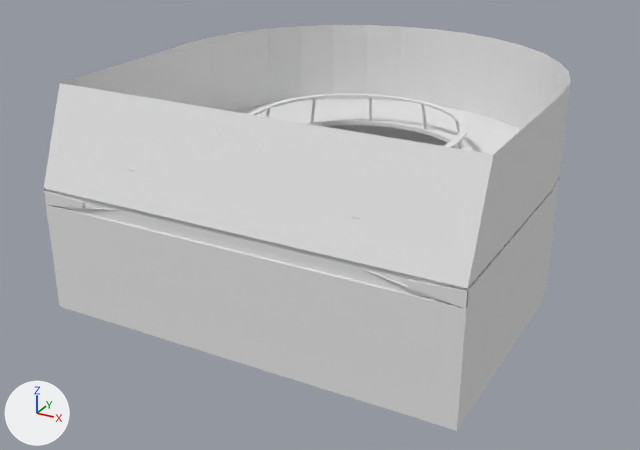
The Blender file BlenderSource/MonitorShuttlebay.blend: old version first, new version second.
Camera for both pictures: a 50 mm camera at (6.58, -12.43, 6.91) aimed at (-0.22, -0.06, 0.72). The lights are fixed; the arrows at lower left show +X, +Y and +Z.
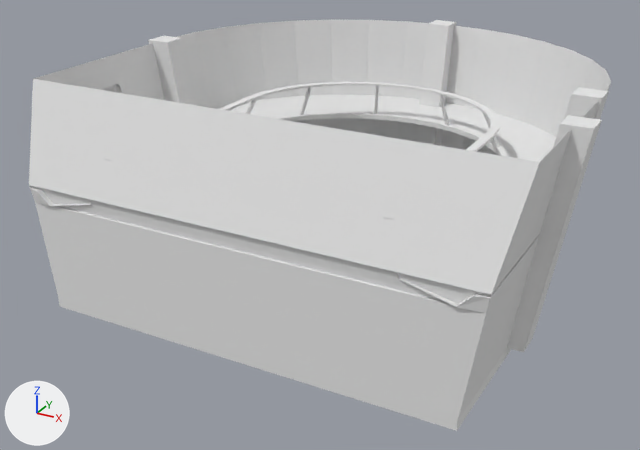
Commit message: Add more details to Monitor Shuttlebay

Location of each change, (x1, y1, x2, y2) in pixels of the pictures (640 x 450 px; the box of a moved part takes in the faces that stretch with it):
'Cube', reshaped (10% wider)
    before: (44, 25, 571, 431)
    after: (29, 19, 611, 431)
part 1 of me_cube_001, added
    after: (507, 115, 602, 352)
part 2 of me_cube_001, moved or reshaped
    before: (44, 25, 571, 416)
    after: (29, 19, 611, 416)

Edits to the bpy script that builds the scene:
```text
Change me_cube_001:
    used by ob_cube; location = (0.0, 0.0, 0.0)
    remove me_cube_001.from_pydata(...)  # 1718 vertices, 1344 faces; spans x -3.33..3.57, y -3.27..3.96, z -0.16..3.44
    add me_cube_001.from_pydata(...)  # 1968 vertices, 1553 faces; spans x -3.99..4.41, y -3.31..4.6, z -0.16..3.49
    me_cube_001 part 1: a new loose piece of 88 vertices spanning x 3.38..4.41, y -1.22..-0.79, z -0.01..3.49, in mat_chaffeetexture (white #e7e7e7)
    me_cube_001 part 2: 331 vertices moved from x -3.33..3.57, y -3.27..3.96, z 1.64..3.44 to x -3.89..4.13, y -3.31..4.5, z 1.64..3.44; 162 vertices added at x -3.99..4.17, y -2.25..4.6, z -0.04..3.49
```
